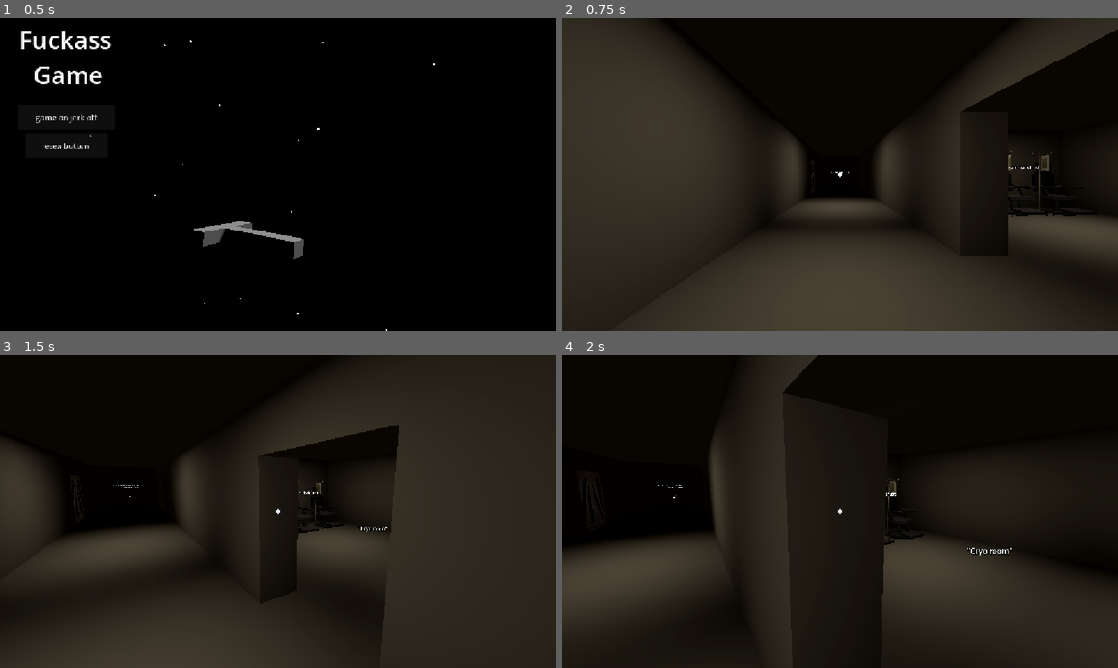
Above: before the commit, frames 1-4 (two rows, left to right).
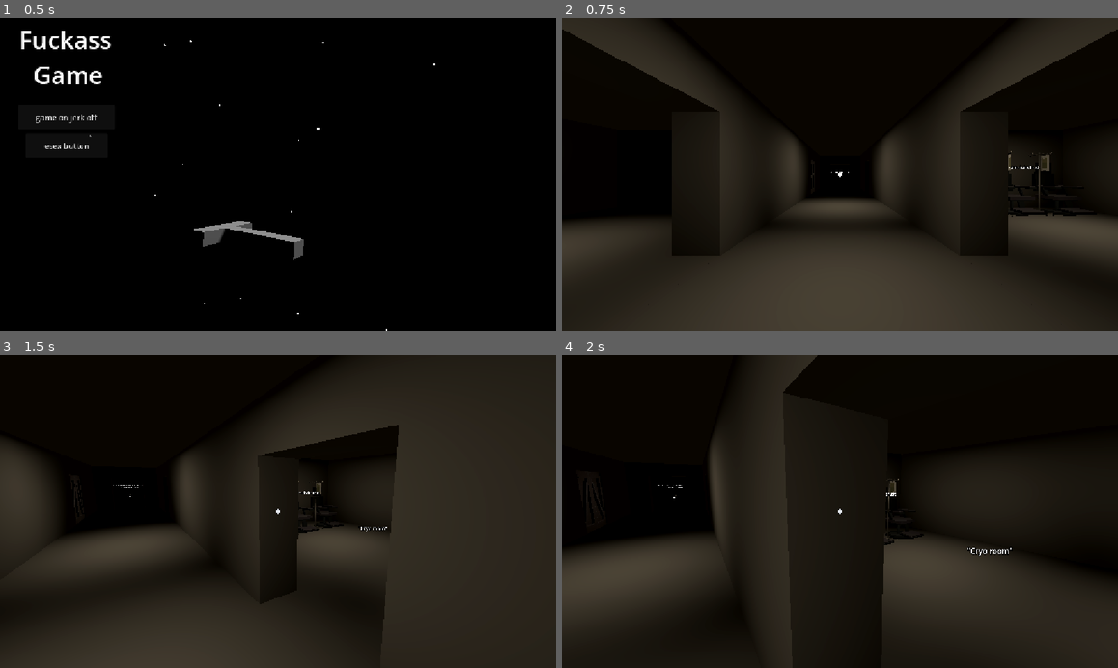
Above: after the commit, the same moments.

Repository: Joshpockt/Gweblejam2026
Game: Godot game, scene res://menu.tscn
The game is run twice, just before and just after one commit, with the same random seed, the same clock (stepped at 60 frames per second) and the same inputs.
Inputs (mouse positions are in pixels of both pictures, inside the frame that each line leads up to):
- Up to frame 1 (0.5 s): no input
- Up to frame 2 (0.75 s): click "game on jerk off" at 0.5 s
- Up to frame 3 (1.5 s): tap Enter (ui_accept) at 1.25 s; move the mouse to (305, 511) at 1.27 s; hold Up (ui_up) from 1.28 s (still down); tap E (interact) at 1.35 s
- Up to frame 4 (2 s): keep holding Up (ui_up); tap Enter (ui_accept) at 1.52 s

Frame 1 is identical in both runs. In frame 2, 13% of the frame differs, in the area x 0-29%, y 3-76%; in frame 3, less than 0.1%; in frame 4, less than 0.1%.

Commit message:
Update ship.tscn

Diff:
--- a/ship.tscn
+++ b/ship.tscn
@@ -689,9 +689,9 @@
 size = Vector3(2.5, 3, 1)
 
 [node name="RoomEntrance" type="CSGBox3D" parent="LevelGeometery/CSGCombiner3D" unique_id=1185275914]
-transform = Transform3D(1, 0, 0, 0, 1, 0, 0, 0, 1, -3, 1.5, -3)
-flip_faces = true
-size = Vector3(1, 3, 2.5)
+transform = Transform3D(1, 0, 0, 0, 1, 0, 0, 0, 1, -3.0008545, 1.5, -3)
+flip_faces = true
+size = Vector3(1.0925293, 3, 2.5)
 
 [node name="RoomEntrance10" type="CSGBox3D" parent="LevelGeometery/CSGCombiner3D" unique_id=796096152]
 transform = Transform3D(1, 0, 0, 0, 1, 0, 0, 0, 1, 3, -3.5, -3)
